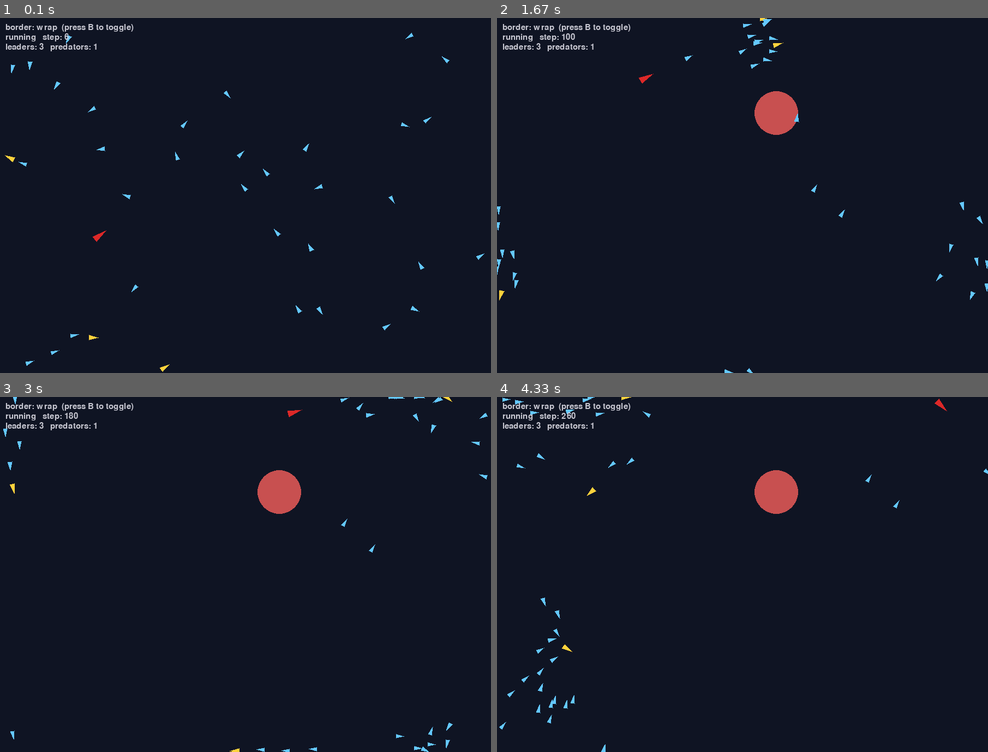
Above: before the commit, frames 1-4 (two rows, left to right).
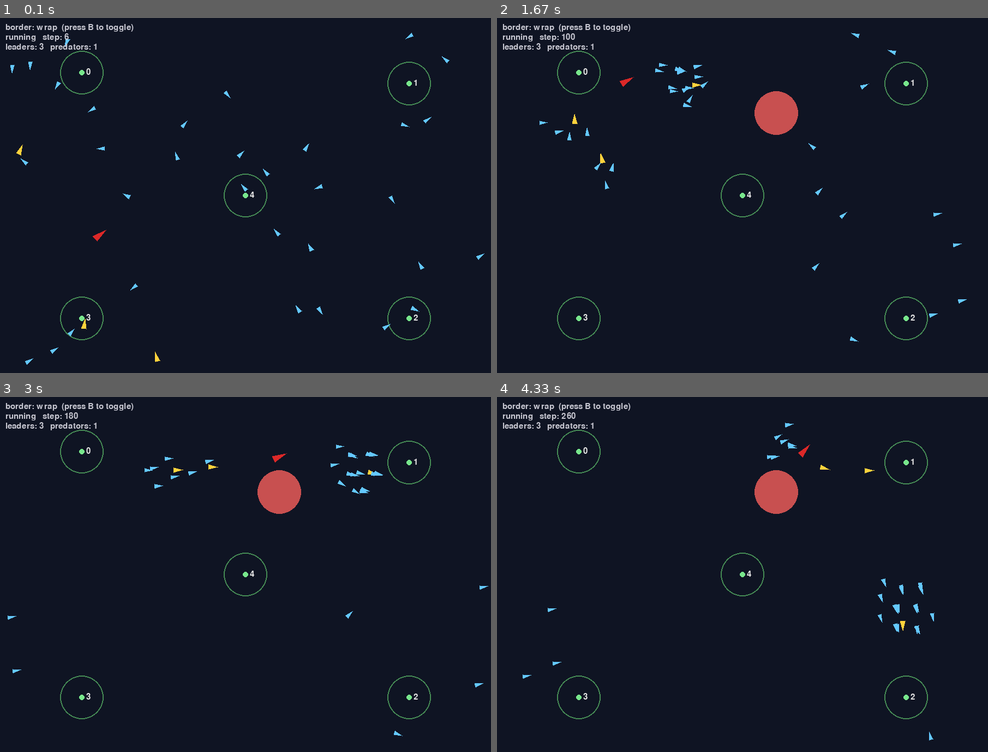
Above: after the commit, the same moments.

Repository: JoelPampam/Pygame-Boids-Gnn
Game: pygame game, started from Pygame-Boids-GNN.py
Two runs of this game, one before a commit and one after it. Both use one fixed random seed, a clock stepped at 60 frames per second and the inputs below.
Inputs (mouse positions are in pixels of both pictures, inside the frame that each line leads up to):
- Up to frame 1 (0.1 s): no input
- Up to frame 2 (1.67 s): press the mouse at (747, 220) at 0.37 s; move the mouse to (683, 209) at 0.47 s; release the mouse at (624, 199) at 0.6 s; tap X at 0.67 s; click (776, 113) at 1.05 s; press the mouse at (776, 113) at 1.37 s; move the mouse to (683, 124) at 1.47 s; release the mouse at (595, 138) at 1.6 s
- Up to frame 3 (3 s): press the mouse at (279, 492) at 1.7 s; move the mouse to (186, 510) at 1.8 s; release the mouse at (93, 528) at 1.93 s; tap X at 2.07, 2.37 s; click (152, 468) at 2.08 s; press the mouse at (279, 492) at 2.53 s; move the mouse to (328, 553) at 2.63 s; release the mouse at (378, 613) at 2.77 s; press the mouse at (279, 492) at 2.87 s; move the mouse to (284, 482) at 2.97 s
- Up to frame 4 (4.33 s): release the mouse at (786, 475) at 3.1 s; press the mouse at (776, 492) at 3.2 s; move the mouse to (767, 556) at 3.3 s; release the mouse at (762, 624) at 3.43 s; press the mouse at (776, 492) at 3.53 s; move the mouse to (776, 503) at 3.63 s; release the mouse at (776, 517) at 3.77 s; press the mouse at (776, 492) at 3.87 s; move the mouse to (713, 471) at 3.97 s; release the mouse at (649, 453) at 4.1 s; press the mouse at (776, 492) at 4.2 s; move the mouse to (673, 468) at 4.3 s

The runs differ from the first frame. In frame 1, 0.7% of the frame differs, in the area x 1-88%, y 4-100%; in frame 2, 1.3%, in the area x 0-100%, y 0-100%; in frame 3, 1.2%; in frame 4, 1.3%.

Commit message:
New Rule Waypoint

Diff:
--- a/Pygame-Boids-GNN.py
+++ b/Pygame-Boids-GNN.py
@@ -11,25 +11,39 @@
 
 CSV_FIELDS = [
     "step", "entity_type", "entity_id", "x", "y", "x_vel", "y_vel",
-    "pre_planned", "is_leader", "leader_id",
+    "pre_planned", "is_leader", "leader_id", "waypoint_id",
     "separation", "cohesion", "alignment", "predator_avoid",
+    "obstacle_avoid", "obstacle_contact",
+    "radius", "event",
     "border_mode",
 ]
+# "radius" and "event" are only populated for entity_type == "obstacle"
+# rows (event is "created" or "removed"); they're blank everywhere else.
+# Obstacles aren't static like waypoints and don't have a fixed count, so
+# rather than re-logging every obstacle's position every step, each one
+# gets exactly two rows -- a "created" row and (if it's ever removed) a
+# "removed" row. The active obstacle set at any given step can be
+# reconstructed from those intervals, filtered by entity_id.
 
 # ---------------------------------------------------------------------------
-# Binary format (little-endian), one record per entity (boid or predator)
-# per step:
+# Binary format (little-endian), one record per entity (boid, predator, or
+# obstacle) -- this mirrors the CSV field-for-field:
 #
 #   uint32   step
-#   uint8    entity_type            (0 = boid, 1 = predator)
+#   uint8    entity_type            (0 = boid, 1 = predator, 2 = obstacle)
 #   uint32   entity_id
 #   float32  x
 #   float32  y
 #   float32  x_vel
 #   float32  y_vel
 #   uint8    pre_planned            (0 or 1)
-#   uint8    is_leader              (0 or 1, always 0 for predators)
+#   uint8    is_leader              (0 or 1, always 0 for predators/obstacles)
 #   int32    leader_id              (-1 if not following a leader / not a boid)
+#   int32    waypoint_id            (numbered goal spot currently being pursued:
+#                                    a leader's own index into WAYPOINTS, or the
+#                                    waypoint_id of the leader a follower is
+#                                    currently following; -1 if not applicable /
+#                                    not currently attached to a leader)
 #   uint8    border_mode            (0 = wrap, 1 = bounded)
 #   uint16   separation_count
 #   uint32[] separation_ids         (separation_count entries)
@@ -39,34 +53,63 @@
 #   uint32[] alignment_ids
 #   uint16   predator_avoid_count
 #   uint32[] predator_avoid_ids
+#   uint16   obstacle_avoid_count     (obstacles currently within soft
+#                                      avoidance range -- radius + 30)
+#   uint32[] obstacle_avoid_ids
+#   uint16   obstacle_contact_count   (obstacles currently in hard contact /
+#                                      overlap -- boids only, always 0 for
+#                                      predators, which have no collision
+#                                      resolution against obstacles)
+#   uint32[] obstacle_contact_ids
+#   float32  radius                 (obstacle records only; 0 for boid/predator)
+#   uint8    event                  (0 = n/a, 1 = created, 2 = removed --
+#                                    obstacle records only; 0 for boid/predator)
+#
+# Obstacle records: emitted only twice per obstacle (on creation and, if it
+# happens, on removal) rather than every step -- same as the CSV. Obstacle
+# ids are stable and never reused, assigned in creation order. The active
+# obstacle set at any step is reconstructed the same way as from the CSV:
+# by pairing each obstacle_id's "created"/"removed" event records.
 #
 # There is no fixed record length (neighbor lists vary in size), so the
 # file must be parsed sequentially from the start, reading each count
 # before its id list.
 # ---------------------------------------------------------------------------
-RECORD_HEADER_FMT = "<IBIffffBBiB"  # step, entity_type, entity_id, x, y, x_vel,
-                                    # y_vel, pre_planned, is_leader, leader_id,
-                                    # border_mode
+RECORD_HEADER_FMT = "<IBIffffBBiiBfB"  # step, entity_type, entity_id, x, y, x_vel,
+                                       # y_vel, pre_planned, is_leader, leader_id,
+                                       # waypoint_id, border_mode, radius, event
 
 ENTITY_TYPE_BOID = 0
 ENTITY_TYPE_PREDATOR = 1
+ENTITY_TYPE_OBSTACLE = 2
 BORDER_MODE_WRAP = 0
 BORDER_MODE_BOUNDED = 1
+EVENT_NA = 0
+EVENT_CREATED = 1
+EVENT_REMOVED = 2
 
 
 def pack_record(step, entity_type, entity_id, x, y, x_vel, y_vel, pre_planned,
-                 is_leader, leader_id, border_mode,
-                 separation_ids, cohesion_ids, alignment_ids, predator_ids):
-    entity_type_code = ENTITY_TYPE_BOID if entity_type == "boid" else ENTITY_TYPE_PREDATOR
+                 is_leader, leader_id, waypoint_id, border_mode,
+                 separation_ids, cohesion_ids, alignment_ids, predator_ids,
+                 obstacle_avoid_ids, obstacle_contact_ids,
+                 radius=0.0, event=None):
+    entity_type_code = {
+        "boid": ENTITY_TYPE_BOID,
+        "predator": ENTITY_TYPE_PREDATOR,
+        "obstacle": ENTITY_TYPE_OBSTACLE,
+    }[entity_type]
     border_mode_code = BORDER_MODE_WRAP if border_mode == "wrap" else BORDER_MODE_BOUNDED
+    event_code = {"created": EVENT_CREATED, "removed": EVENT_REMOVED}.get(event, EVENT_NA)
 
     data = struct.pack(
         RECORD_HEADER_FMT,
         step, entity_type_code, entity_id, x, y, x_vel, y_vel,
         1 if pre_planned else 0, 1 if is_leader else 0, leader_id,
-        border_mode_code,
+        waypoint_id, border_mode_code, radius, event_code,
     )
-    for ids in (separation_ids, cohesion_ids, alignment_ids, predator_ids):
+    for ids in (separation_ids, cohesion_ids, alignment_ids, predator_ids,
+                obstacle_avoid_ids, obstacle_contact_ids):
         data += struct.pack("<H", len(ids))
         if ids:
             data += struct.pack(f"<{len(ids)}I", *ids)
@@ -162,6 +205,11 @@
         self.wander_angle = random.uniform(0, 2 * math.pi)
         self.leader_id = -1          # id of the leader this boid is currently following, -1 if none
         self.predator_avoid_ids = []  # predators currently within PREDATOR_AVOID_RADIUS
+        self.obstacle_avoid_ids = []    # obstacles currently within soft avoidance range
+        self.obstacle_contact_ids = []  # obstacles currently in hard contact/overlap
+
+        self.waypoint_index = 0       # only advanced/used if this boid is a leader
+        self.target_waypoint_id = -1  # what actually gets logged -- see update()
 
     def cohesion(self, boids):
         center_x = 0
@@ -250,6 +298,30 @@
         self.vx += math.cos(self.wander_angle) * LEADER_WANDER_FORCE
         self.vy += math.sin(self.wander_angle) * LEADER_WANDER_FORCE
 
+    def seek_waypoint(self, waypoints):
+        """Steer toward this leader's current target waypoint. Once within
+        WAYPOINT_RADIUS of it, advance to the next one in the list (looping
+        back to the start if WAYPOINT_LOOP is on, otherwise holding at the
+        last waypoint). Only meaningful for leaders -- followers get their
+        target_waypoint_id from whichever leader they're following instead."""
+        if not waypoints:
+            return
+
+        target_x, target_y = waypoints[self.waypoint_index]
+        dx = target_x - self.x
+        dy = target_y - self.y
+        distance = (dx**2 + dy**2) ** 0.5
+
+        if distance < WAYPOINT_RADIUS:
+            if self.waypoint_index < len(waypoints) - 1:
+                self.waypoint_index += 1
+            elif WAYPOINT_LOOP:
+                self.waypoint_index = 0
+            # else: last waypoint and not looping -- just sit near it
+        else:
+            self.vx += dx * WAYPOINT_WEIGHT
+            self.vy += dy * WAYPOINT_WEIGHT
+
     def follow_leader(self, leaders):
         """Steer toward the nearest leader within LEADER_FOLLOW_RADIUS, if any."""
         nearest = None
@@ -270,8 +342,10 @@
             self.vx += dx * LEADER_FOLLOW_WEIGHT
             self.vy += dy * LEADER_FOLLOW_WEIGHT
             self.leader_id = nearest.id
+            self.target_waypoint_id = nearest.waypoint_index
         else:
             self.leader_id = -1
+            self.target_waypoint_id = -1
 
     def avoid_predators(self, predators):
         """Flee any predator within PREDATOR_AVOID_RADIUS. Returns the ids of
@@ -292,29 +366,42 @@
         return ids
 
     def avoid_obstacles(self, obstacles):
-        for ox, oy, radius in obstacles:
-            dx = self.x - ox
-            dy = self.y - oy
-            distance = (dx**2 + dy**2) ** 0.5
-            danger_zone = radius + 30
-
-            if distance < radius + 30:        # danger zone = radius + buffer
+        """Soft steering away from nearby obstacles. Returns the ids of
+        obstacles currently within the danger zone, for logging."""
+        ids = []
+        for obstacle in obstacles:
+            dx = self.x - obstacle.x
+            dy = self.y - obstacle.y
+            distance = (dx**2 + dy**2) ** 0.5
+            danger_zone = obstacle.radius + 30
+
+            if distance < danger_zone:        # danger zone = radius + buffer
+                ids.append(obstacle.id)
                 if distance == 0:
                     distance = 0.1            # avoid dividing by zero
                 strength = (danger_zone - distance) / danger_zone
                 self.vx += (dx / distance) * strength * 2
                 self.vy += (dy / distance) * strength * 2
+        return ids
 
     def enforce_no_overlap(self, obstacles):
-        for ox, oy, radius in obstacles:
-            dx = self.x - ox
-            dy = self.y - oy
-            distance = (dx**2 + dy**2) ** 0.5
-
-            if distance < radius and distance > 0:
+        """Hard collision resolution -- clamp the boid to the obstacle's
+        edge if it's overlapping. Returns the ids of obstacles currently in
+        contact, for logging. This is a distinct interaction from the soft
+        steering in avoid_obstacles: a boid can be in the danger zone
+        without being in contact, but not vice versa."""
+        ids = []
+        for obstacle in obstacles:
+            dx = self.x - obstacle.x
+            dy = self.y - obstacle.y
+            distance = (dx**2 + dy**2) ** 0.5
+
+            if distance < obstacle.radius and distance > 0:
                 # push the boid to sit exactly on the edge of the obstacle
-                self.x = ox + (dx / distance) * radius
-                self.y = oy + (dy / distance) * radius
+                self.x = obstacle.x + (dx / distance) * obstacle.radius
+                self.y = obstacle.y + (dy / distance) * obstacle.radius
+                ids.append(obstacle.id)
+        return ids
 
     def update(self, boids, leaders, predators, obstacles):
         self.cohesion(boids)
@@ -323,16 +410,18 @@
 
         if self.is_leader:
             self.leader_wander()
+            self.seek_waypoint(WAYPOINTS)
             self.leader_id = -1
+            self.target_waypoint_id = self.waypoint_index
         else:
             self.follow_leader(leaders)
 
         self.predator_avoid_ids = self.avoid_predators(predators)
-        self.avoid_obstacles(obstacles)
+        self.obstacle_avoid_ids = self.avoid_obstacles(obstacles)
         self.limit_speed(MIN_SPEED, MAX_SPEED)
         self.x += self.vx
         self.y += self.vy
-        self.enforce_no_overlap(obstacles)
+        self.obstacle_contact_ids = self.enforce_no_overlap(obstacles)
         apply_world_border(self)
 
     def draw(self, screen):
@@ -371,6 +460,7 @@
         self.y = random.uniform(0, WORLD_HEIGHT)
         self.vx = random.uniform(-2, 2)
         self.vy = random.uniform(-2, 2)
+        self.obstacle_avoid_ids = []  # obstacles currently within soft avoidance range
 
     def chase(self, boids):
         nearest = None
@@ -391,18 +481,23 @@
             self.vy += dy * PREDATOR_CHASE_WEIGHT
 
     def avoid_obstacles(self, obstacles):
-        for ox, oy, radius in obstacles:
-            dx = self.x - ox
-            dy = self.y - oy
-            distance = (dx**2 + dy**2) ** 0.5
-            danger_zone = radius + 30
+        """Soft steering away from nearby obstacles. Returns the ids of
+        obstacles currently within the danger zone, for logging."""
+        ids = []
+        for obstacle in obstacles:
+            dx = self.x - obstacle.x
+            dy = self.y - obstacle.y
+            distance = (dx**2 + dy**2) ** 0.5
+            danger_zone = obstacle.radius + 30
 
             if distance < danger_zone:
+                ids.append(obstacle.id)
                 if distance == 0:
                     distance = 0.1
                 strength = (danger_zone - distance) / danger_zone
                 self.vx += (dx / distance) * strength * 2
                 self.vy += (dy / distance) * strength * 2
+        return ids
 
     def limit_speed(self, min_speed, max_speed):
         speed = (self.vx**2 + self.vy**2) ** 0.5
@@ -421,7 +516,7 @@
 
     def update(self, boids, obstacles):
         self.chase(boids)
-        self.avoid_obstacles(obstacles)
+        self.obstacle_avoid_ids = self.avoid_obstacles(obstacles)
         self.limit_speed(PREDATOR_MIN_SPEED, PREDATOR_MAX_SPEED)
         self.x += self.vx
         self.y += self.vy
@@ -437,6 +532,28 @@
         right = (x + math.cos(angle - 2.6) * size*0.7,   y + math.sin(angle - 2.6) * size*0.7)
 
         pygame.draw.polygon(screen, PREDATOR_COLOR, [tip, left, right])
+
+
+class Obstacle:
+    """A user-placed obstacle with a stable id. Ids are assigned in creation
+    order and never reused, so they stay valid as foreign keys into
+    obstacles_log.csv even after the obstacle is removed from the live
+    simulation."""
+
+    def __init__(self, obstacle_id, x, y, radius):
+        self.id = obstacle_id
+        self.x = x
+        self.y = y
+        self.radius = radius
+
+
+def draw_waypoints(screen, waypoints, font):
+    """Draw each waypoint as a numbered ring/dot so the route is visible."""
+    for i, (wx, wy) in enumerate(waypoints):
+        pygame.draw.circle(screen, WAYPOINT_RING_COLOR, (int(wx), int(wy)), WAYPOINT_RADIUS, 2)
+        pygame.draw.circle(screen, WAYPOINT_COLOR, (int(wx), int(wy)), 5)
+        label = font.render(str(i), True, (230, 230, 230))
+        screen.blit(label, (wx + 8, wy - 8))
 
 
 def log_step(step, boids, predators, csv_writer, bin_file):
@@ -447,6 +564,8 @@
         cohesion_ids = boid.neighbors_within(boids, COHESION_RADIUS)
         alignment_ids = boid.neighbors_within(boids, ALIGNMENT_RADIUS)
         predator_ids = boid.predator_avoid_ids
+        obstacle_avoid_ids = boid.obstacle_avoid_ids
+        obstacle_contact_ids = boid.obstacle_contact_ids
 
         csv_writer.writerow({
             "step": step,
@@ -459,17 +578,22 @@
             "pre_planned": int(boid.pre_planned),
             "is_leader": int(boid.is_leader),
             "leader_id": boid.leader_id,
+            "waypoint_id": boid.target_waypoint_id,
             "separation": "-".join(str(i) for i in separation_ids),
             "cohesion": "-".join(str(i) for i in cohesion_ids),
             "alignment": "-".join(str(i) for i in alignment_ids),
             "predator_avoid": "-".join(str(i) for i in predator_ids),
+            "obstacle_avoid": "-".join(str(i) for i in obstacle_avoid_ids),
+            "obstacle_contact": "-".join(str(i) for i in obstacle_contact_ids),
             "border_mode": BORDER_MODE,
         })
 
         bin_file.write(pack_record(
             step, "boid", boid.id, boid.x, boid.y, boid.vx, boid.vy,
-            boid.pre_planned, boid.is_leader, boid.leader_id, BORDER_MODE,
+            boid.pre_planned, boid.is_leader, boid.leader_id,
+            boid.target_waypoint_id, BORDER_MODE,
             separation_ids, cohesion_ids, alignment_ids, predator_ids,
+            obstacle_avoid_ids, obstacle_contact_ids,
         ))
 
     for predator in predators:
@@ -484,21 +608,67 @@
             "pre_planned": 0,
             "is_leader": 0,
             "leader_id": -1,
+            "waypoint_id": -1,
             "separation": "",
             "cohesion": "",
             "alignment": "",
             "predator_avoid": "",
+            "obstacle_avoid": "-".join(str(i) for i in predator.obstacle_avoid_ids),
+            "obstacle_contact": "",
             "border_mode": BORDER_MODE,
         })
 
         bin_file.write(pack_record(
             step, "predator", predator.id, predator.x, predator.y,
-            predator.vx, predator.vy, False, False, -1, BORDER_MODE,
+            predator.vx, predator.vy, False, False, -1, -1, BORDER_MODE,
             [], [], [], [],
+            predator.obstacle_avoid_ids, [],
         ))
 
 
-obstacles = []
+obstacles = []          # active Obstacle instances only
+next_obstacle_id = 0    # incrementing counter -- ids are never reused
+
+
+def spawn_obstacle(x, y, radius, step):
+    """Create a new obstacle, give it a stable id, and log its creation as
+    a row in the main CSV and a record in the main bin file
+    (entity_type == 'obstacle')."""
+    global next_obstacle_id
+    obstacle = Obstacle(next_obstacle_id, x, y, radius)
+    next_obstacle_id += 1
+    obstacles.append(obstacle)
+    if recording:
+        csv_writer.writerow({
+            "step": step, "entity_type": "obstacle", "entity_id": obstacle.id,
+            "x": f"{x:.4f}", "y": f"{y:.4f}", "radius": radius, "event": "created",
+        })
+        bin_file.write(pack_record(
+            step, "obstacle", obstacle.id, x, y, 0.0, 0.0,
+            False, False, -1, -1, BORDER_MODE,
+            [], [], [], [], [], [],
+            radius=radius, event="created",
+        ))
+    return obstacle
+
+
+def remove_obstacle(obstacle, step):
+    """Remove an obstacle from the live simulation and log its removal as a
+    row in the main CSV and a record in the main bin file."""
+    obstacles.remove(obstacle)
+    if recording:
+        csv_writer.writerow({
+            "step": step, "entity_type": "obstacle", "entity_id": obstacle.id,
+            "x": f"{obstacle.x:.4f}", "y": f"{obstacle.y:.4f}",
+            "radius": obstacle.radius, "event": "removed",
+        })
+        bin_file.write(pack_record(
+            step, "obstacle", obstacle.id, obstacle.x, obstacle.y, 0.0, 0.0,
+            False, False, -1, -1, BORDER_MODE,
+            [], [], [], [], [], [],
+            radius=obstacle.radius, event="removed",
+        ))
+
 
 # create 36 boids, first NUM_LEADERS of them are designated leaders
 boids = [Boid(i) for i in range(36)]
@@ -552,7 +722,8 @@
                 if event.key == pygame.K_SPACE:
                     paused = not paused
                 if event.key == pygame.K_x:
-                    obstacles.clear()
+                    for obstacle in list(obstacles):
+                        remove_obstacle(obstacle, step)
                 if event.key == pygame.K_b:
                     # toggle the world border mode live -- also affects the
                     # "border_mode" value written to the log files from now on
@@ -563,7 +734,7 @@
                 mouse_x, mouse_y = pygame.mouse.get_pos()
 
                 if event.button == 1:                    # left click
-                    obstacles.append((mouse_x, mouse_y, 40))
+                    spawn_obstacle(mouse_x, mouse_y, OBSTACLE_RADIUS, step)
 
                 elif event.button == 3:                  # right click
                     if obstacles:                         # only if there's at least one
@@ -571,20 +742,21 @@
                         closest_dist = None
 
                         for obstacle in obstacles:
-                            ox, oy, radius = obstacle
-                            dist = ((ox - mouse_x)**2 + (oy - mouse_y)**2) ** 0.5
+                            dist = ((obstacle.x - mouse_x)**2 + (obstacle.y - mouse_y)**2) ** 0.5
 
                             if closest_dist is None or dist < closest_dist:
                                 closest = obstacle
                                 closest_dist = dist
 
-                        obstacles.remove(closest)
+                        remove_obstacle(closest, step)
 
         # paints the entire window dark blue
         screen.fill((15, 20, 35))
 
-        for ox, oy, radius in obstacles:
-            pygame.draw.circle(screen, (200, 80, 80), (ox, oy), radius)
+        draw_waypoints(screen, WAYPOINTS, hud_font)
+
+        for obstacle in obstacles:
+            pygame.draw.circle(screen, (200, 80, 80), (obstacle.x, obstacle.y), obstacle.radius)
 
     if not paused:
         leaders = [b for b in boids if b.is_leader]
--- a/config.py
+++ b/config.py
@@ -34,6 +34,28 @@
 LEADER_WANDER_FORCE = 0.12      # how strongly the wander heading pulls a leader's velocity
 LEADER_COLOR = (255, 210, 60)
 FOLLOWER_COLOR = (100, 200, 255)
+# ==========================================================
+# Waypoints
+# ==========================================================
+# Numbered goal spots that leaders navigate through, in order. Followers
+# aren't pulled toward waypoints directly -- they just follow the nearest
+# leader as before, so the whole flock ends up tracing the route as the
+# leaders lead it there. Each leader tracks its own progress along this
+# list independently (self.waypoint_index), so leaders don't have to be
+# in lockstep with each other.
+WAYPOINTS = [
+    (150, 100),
+    (750, 120),
+    (750, 550),
+    (150, 550),
+    (450, 325),
+]
+WAYPOINT_RADIUS = 40         # how close a leader must get to count as "arrived"
+WAYPOINT_WEIGHT = 0.01       # how strongly a leader steers toward its current waypoint
+WAYPOINT_LOOP = True         # once the last waypoint is reached, start over at 0; if
+                              # False, a leader just holds at the final waypoint's id
+WAYPOINT_COLOR = (120, 230, 140)
+WAYPOINT_RING_COLOR = (70, 140, 85)
 # ==========================================================
 # Predator
 # ==========================================================
@@ -73,6 +95,7 @@
 
 CSV_PATH = os.path.join(SCRIPT_DIR, "boids_log.csv")
 BIN_PATH = os.path.join(SCRIPT_DIR, "boids_log.bin")
+OBSTACLE_RADIUS = 40
 # How many simulation steps to record. Recording starts at step 0 and stops
 # automatically once this many steps have been logged (steps only advance
 # while unpaused, so pausing does not count against this budget).
Binary file changed: README.md
